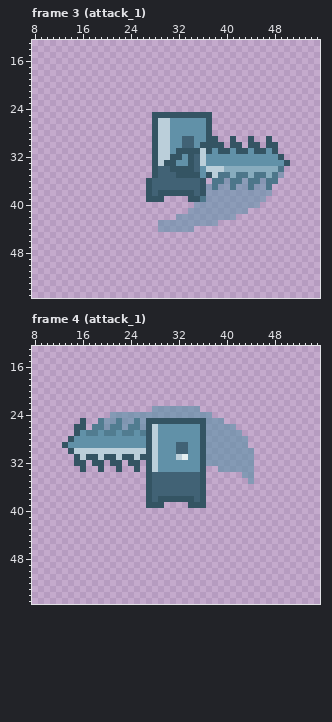
Pixel-art file, stored at Game_Project/ProtoType_v1/assets/animation/player.ase. Above: the version before the commit.
64x64 pixels, 43 frames. Shown: frame 3 (attack_1): x 8..55, y 13..55; frame 4 (attack_1): x 8..55, y 13..55. The commit also changed other frames, which this record leaves out.
Once edited:
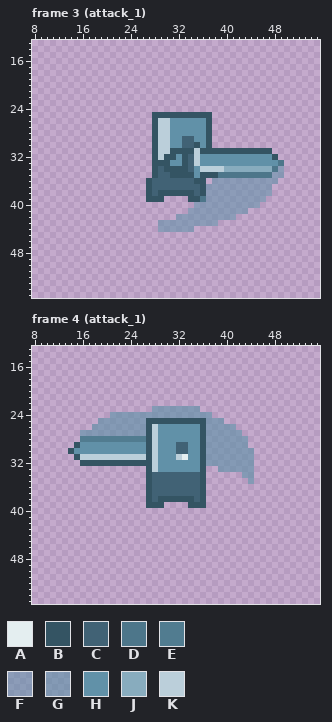
Palette (. is transparent): A #e4eef0  B #345463  C #416275  D #4d768a  E #517c90  F #6191a88f  G #6191a8a6  H #6191a8  J #88acbe  K #bbcfda
Changes in this commit:
layer "weapondslash1/object" now shown
layer "weapondslash1/effect" now shown
layer "weaponslam2/object" now hidden
layer "weaponslam2/effect" now hidden
--- frame 3 (attack_1)
@@ x 27..52 @@
 28 .BKKHHHHHHB...............
-29 .BKKHHCCHHBB..B..B..B.....
-30 .BKKHHCCHBBBB.BB.BB.BB....
-31 .BKKHBBBBKBHBBHBBHBBHB....
-32 .BKKBBHBCKHHHHHHHHHHHHB...
-33 .BKBBHHBCKHHHHHHHHHHHHHB..
-34 .BCCBBBBCHKKKJJJJJJJJJD...
-35 .BCCCBBBBHBKDDJDDJDDJDF...
-36 BCCCCCCCCB.DDFDDFDDFDD....
-37 BCCCCCCCCBFDFFDFFDFFD.....
+29 .BKKHHCCHHB...............
+30 .BKKHHCCBHB...............
+31 .BKKBBBBKBBBBBBBBBBBB.....
+32 .BKBBHBCKHHHHHHHHHHHHB....
+33 .BBBHHBCKHHHHHHHHHHHHHD...
+34 .BCBBBBCHKKKKJJJJJJJJDF...
+35 .BCCBBBBHBBBDDDDDDDDDFF...
+36 BCCCCCCCBB.FFFFFFFFFFF....
+37 BCCCCCCCCBFFFFFFFFFFF.....
 38 BCBBBBBBCBFFFFFFFFFFF.....
--- frame 4 (attack_1)
@@ x 11..28 @@
 24 ..........GGGGGGGG
-25 .....B..EGGEGGEGBB
-26 ....BB.EEGEEGEEGBK
-27 ....BHEEHEEHEEHEBK
-28 ...BHHHHHHHHHHHHBK
-29 ..BHHHHHHHHHHHHHBK
-30 ...BKKKKKKKKKKKKBK
-31 ....BKBBKBBKBBKBBK
-32 ....BB.BB.BB.BB.BK
-33 .....B..B..B..B.BK
+25 ........GGGGGGGGBB
+26 .......GGGGGGGGGBK
+27 .....GGGGGGGGGGGBK
+28 .....EEEEEEEEEEEBK
+29 ....BHHHHHHHHHHHBK
+30 ...BHHHHHHHHHHHHBK
+31 ....BKKKKKKKKKKKBK
+32 .....BBBBBBBBBBBBK
+33 ................BK
 34 ................BC
Changed places in both pictures, as pixel boxes (x1, y1, x2, y2):
changed: (158, 136, 290, 190)
changed: (62, 418, 146, 472)
